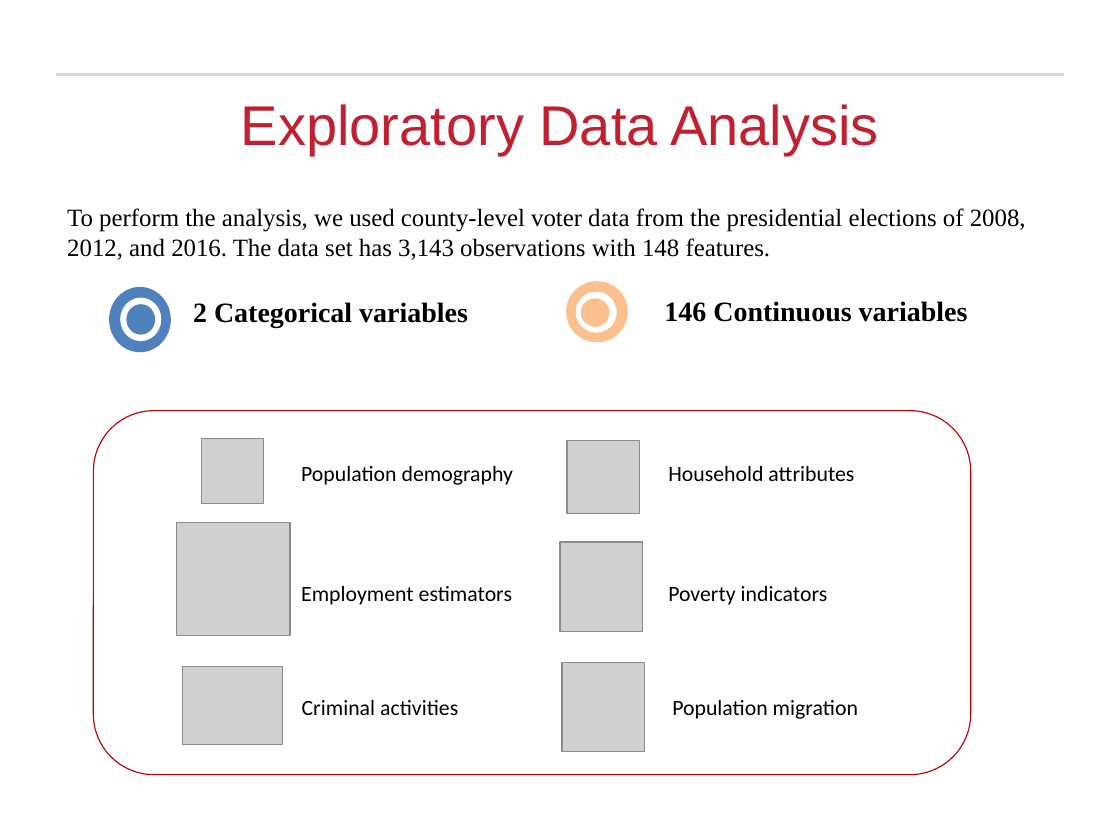
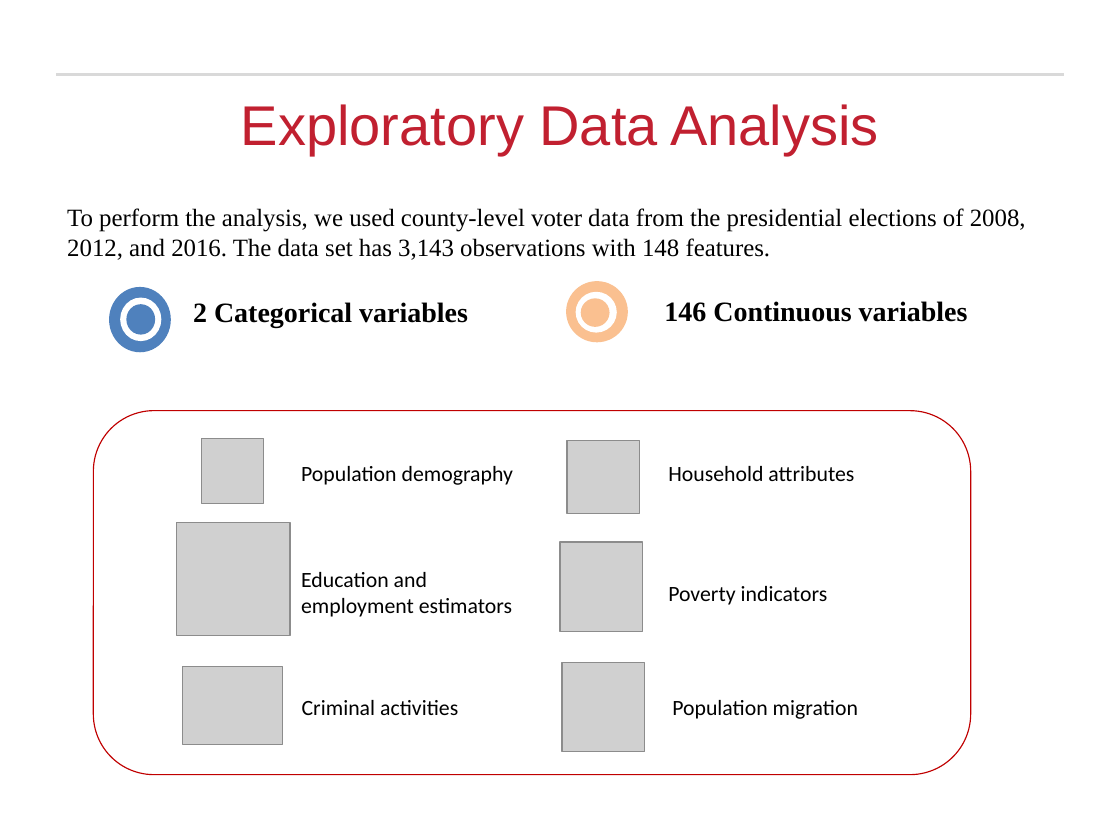
Before and after one commit to rajakash31/Presidential_Election_2016_Classification, a slide deck: slide 5 of Final Submission/Presidential Election Analysis_Final.pptx. Drawn at 1120x840 pixels with LibreOffice and Linux fonts; fonts in the diff are those of the drawing; grey boxes stand for pictures; background and template pictures are left out. Boxes give left, top, right and bottom in pixels: in the first picture for what was removed or moved away, otherwise in the second. Text is boxed around its words. In the diff, an @@ line names an element or a change of style, - is before the commit and + after.

```diff
--- a/Final Submission/Presidential Election Analysis_Final.pptx
+++ b/Final Submission/Presidential Election Analysis_Final.pptx
@@ text at <box>301,572,512,617</box>: text changed @@
-Employment estimators
+Education and employment estimators
```
Also in this commit, not shown: 1 other slide changed, 3 slides added, 2 slides removed, 3 other files.
